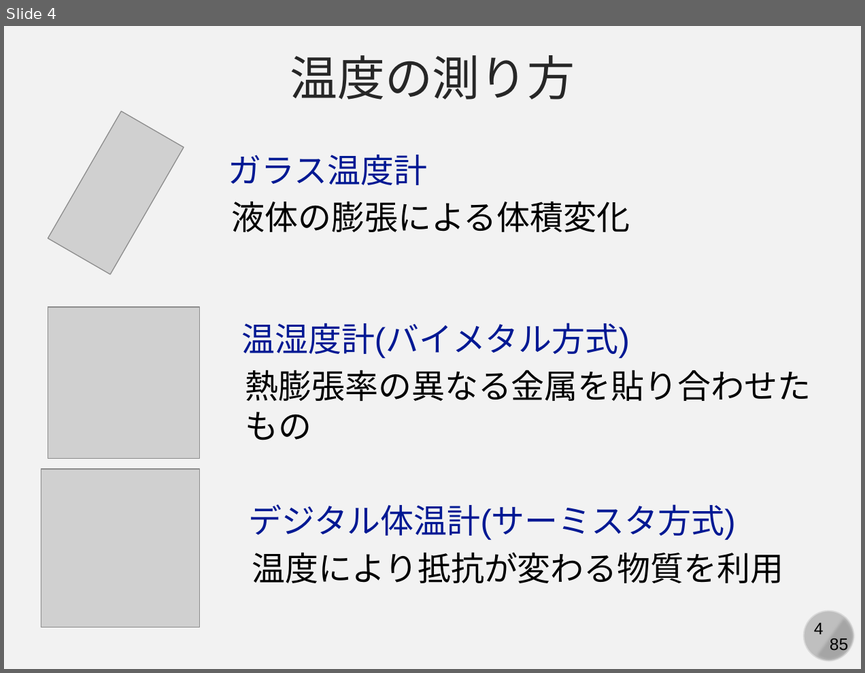
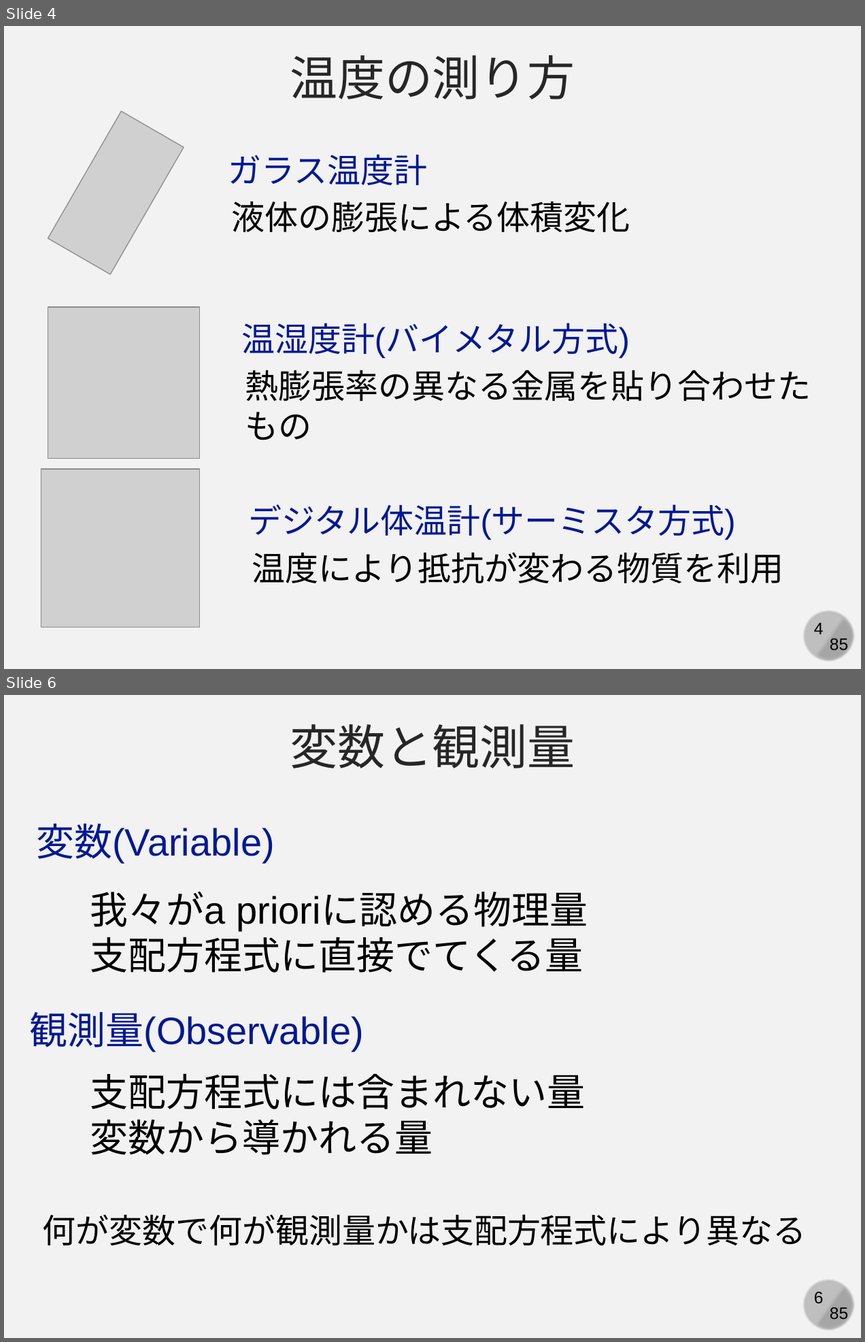
Before and after one commit to kaityo256/simulation_engineering, a slide deck: 06_md_observable/simulation06.pptx. Shown one above the other, each under a label of ours: slide 4 before the commit, slides 4 and 6 after it; the slides between them are not shown. The pictures are 865x673 and 865x1342 pixels, drawn with LibreOffice and Linux fonts; fonts in the diff are those of the drawing; grey boxes stand for pictures. Boxes give left, top, right and bottom in pixels: in the first picture for what was removed or moved away, otherwise in the second. Text is boxed around its words. In the diff, an @@ line names an element or a change of style, - is before the commit and + after.

```diff
--- a/06_md_observable/simulation06.pptx
+++ b/06_md_observable/simulation06.pptx
@@ slide 6 added at (4, 695, 861, 1338), background #F2F2F2; not listed: 4 template elements that a slide beside it also shows @@
@@ text added at (290, 724, 575, 768), 40 pt, text #262626 @@
+変数と観測量
@@ text added at (36, 824, 275, 864), 32 pt, text #011893 @@
+変数(Variable)
@@ text added at (90, 891, 587, 972), 32 pt, text #000000 @@
+我々がa prioriに認める物理量
+支配方程式に直接でてくる量
@@ text added at (29, 1012, 364, 1052), 32 pt, text #011893 @@
+観測量(Observable)
@@ text added at (90, 1073, 585, 1155), 32 pt, text #000000 @@
+支配方程式には含まれない量
+変数から導かれる量
@@ text added at (43, 1214, 806, 1245), 28 pt, text #000000 @@
+何が変数で何が観測量かは支配方程式により異なる
```
Also in this commit, not shown: 2 slides changed, 8 other slides added.
